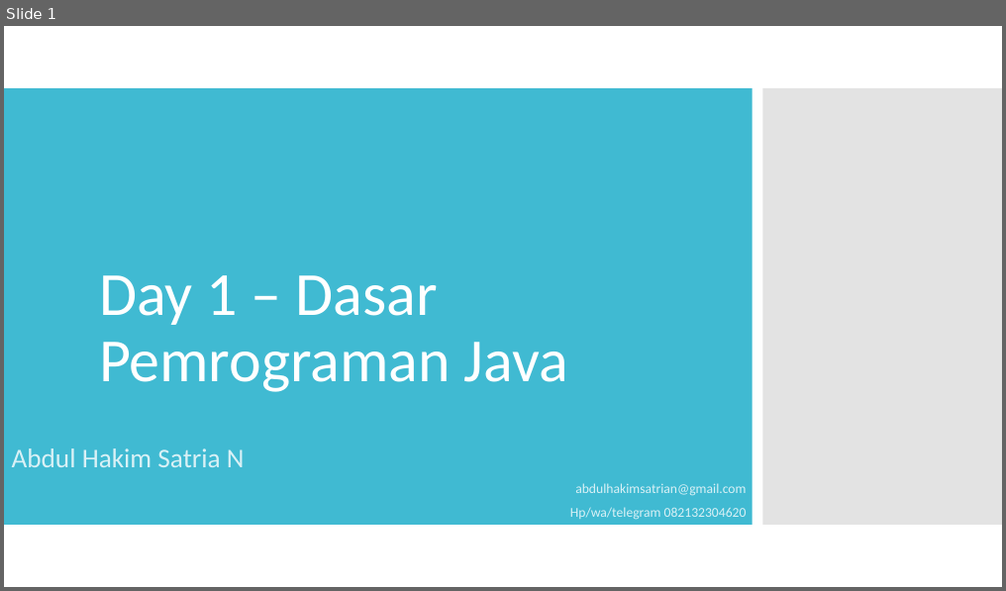
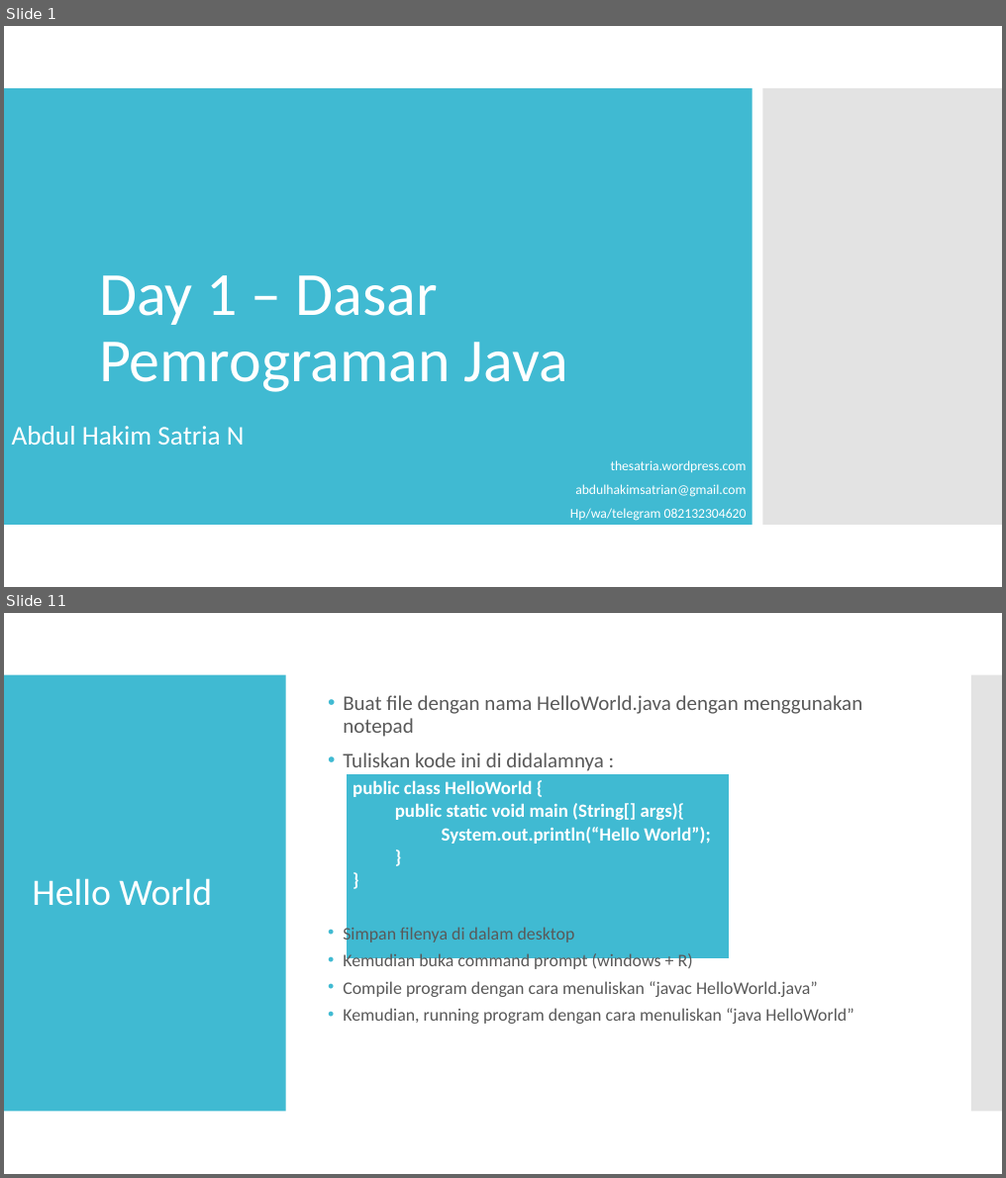
Before and after one commit to satrianusantara/JavaBasic, a slide deck: Materi/Day 1 – Dasar Pemrograman Java.ppt. Shown one above the other, each under a label of ours: slide 1 before the commit, slides 1 and 11 after it; the slides between them are not shown. The pictures are 1006x591 and 1006x1178 pixels, drawn with LibreOffice and Linux fonts; fonts in the diff are those of the drawing. Boxes give left, top, right and bottom in pixels: in the first picture for what was removed or moved away, otherwise in the second. Text is boxed around its words. In the diff, an @@ line names an element or a change of style, - is before the commit and + after.

```diff
--- a/Materi/Day 1 – Dasar Pemrograman Java.ppt
+++ b/Materi/Day 1 – Dasar Pemrograman Java.ppt
@@ slide 11 added at (4,613,1002,1174), background #FFFFFF @@
@@ rectangle added at (4,675,286,1111), fill #40BAD2 @@
@@ text added at (343,695,863,771), 20 pt, text #595959 @@
+• Buat file dengan nama HelloWorld.java dengan menggunakan notepad
+• Tuliskan kode ini di didalamnya :
@@ rectangle added at (970,675,1002,1111), fill #C8C8C8 at 50% opacity @@
@@ table added at (346,773,729,893), 1 rows, 1 columns @@
+public class HelloWorld { / public static void main (String[] args){ / System.out.println(“Hello World”); / } / }
@@ title added at (32,878,212,906), 36 pt, text #FFFFFF @@
+Hello World
@@ text added at (343,925,853,1024), 17 pt, text #595959 @@
+• Simpan filenya di dalam desktop
+• Kemudian buka command prompt (windows + R)
+• Compile program dengan cara menuliskan “javac HelloWorld.java”
+• Kemudian, running program dengan cara menuliskan “java HelloWorld”
@@ slide 1 changed as well @@
@@ subtitle "Abdul Hakim Satria N": place and size @@
-subtitle "Abdul Hakim Satria N" at (12,449,746,520)
+subtitle "Abdul Hakim Satria N" at (12,426,746,521)
@@ subtitle at (12,426,746,521): text colour #D9F1F6 to #FFFFFF in "Abdul Hakim Satria N", "abdulhakimsatrian@gmail.com", "Hp/wa/telegram 082132304620" @@
@@ subtitle at (611,461,746,472): paragraph added @@
+thesatria.wordpress.com
```
Also in this commit, not shown: 19 other slides added, 6 slides removed.
